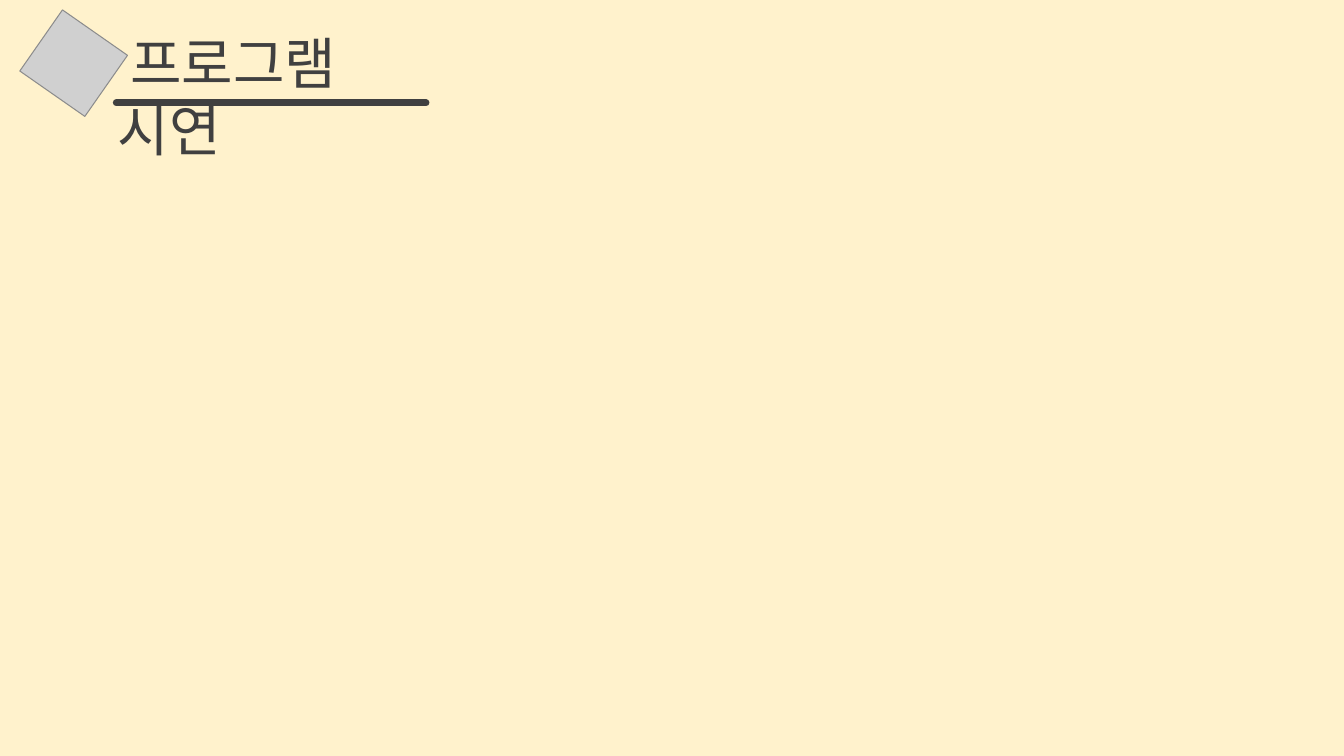
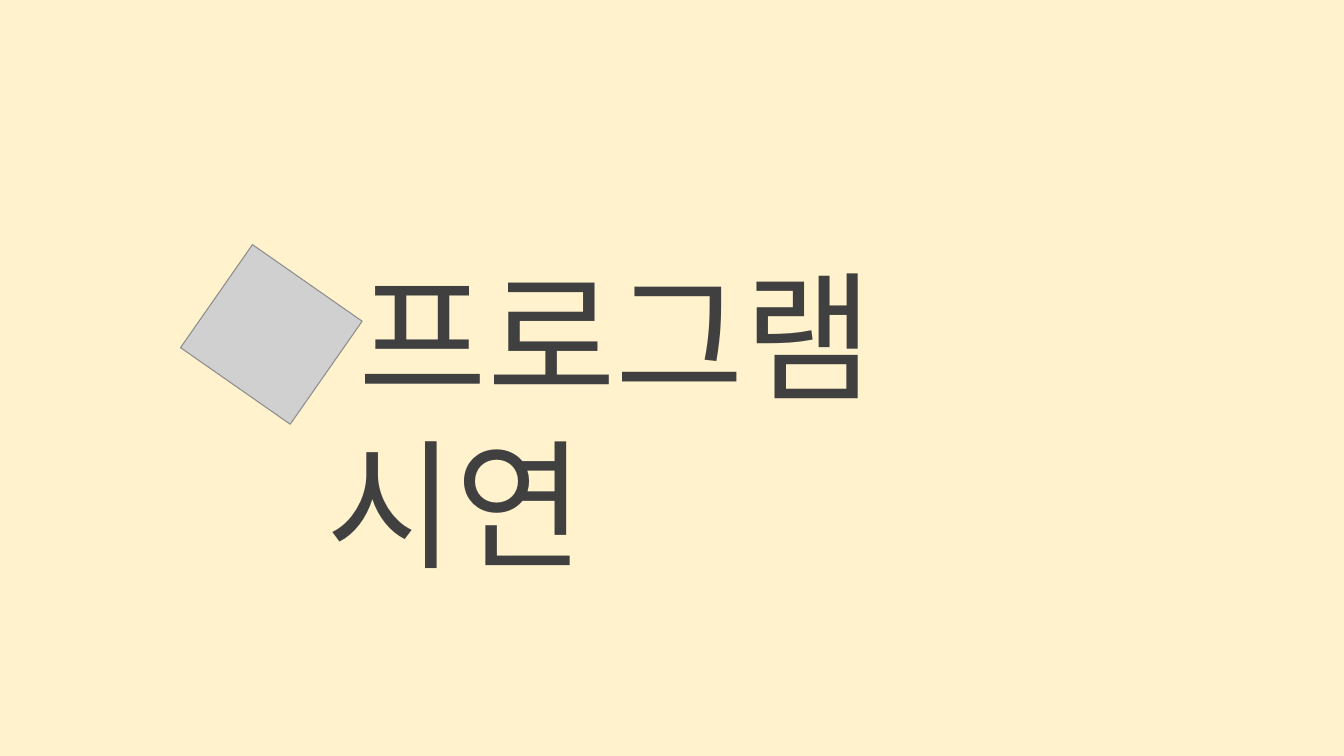
Before and after one commit to sun-yoon-e/Eat_Today, a slide deck: slide 6 of 발표 자료/스크립트언어 중간발표.pptx. Drawn at 1344x756 pixels with LibreOffice and Linux fonts; fonts in the diff are those of the drawing; grey boxes stand for pictures. Boxes give left, top, right and bottom in pixels: in the first picture for what was removed or moved away, otherwise in the second. Text is boxed around its words. In the diff, an @@ line names an element or a change of style, - is before the commit and + after.

```diff
--- a/발표 자료/스크립트언어 중간발표.pptx
+++ b/발표 자료/스크립트언어 중간발표.pptx
@@ line removed from (116, 103) to (426, 103) @@
@@ picture: place and size @@
-picture at [20, 10, 128, 117]
+picture at [181, 244, 363, 424]
@@ text "프로그램 시연": place and size @@
-text "프로그램 시연" at [118, 37, 337, 156]
+text "프로그램 시연" at [327, 273, 873, 568]
@@ text "프로그램 시연" at [327, 273, 873, 568]: size 40 to 100 pt @@
```
Also in this commit, not shown: 2 other slides changed, 1 other file.
